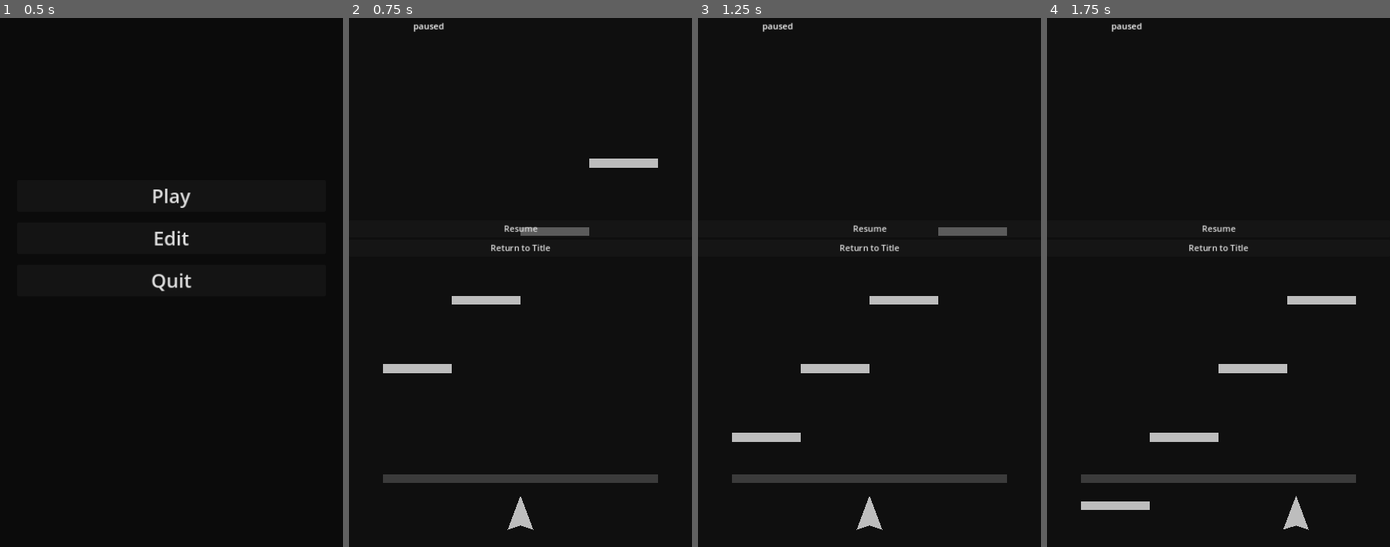
Above: before the commit, frames 1-4 (left to right).
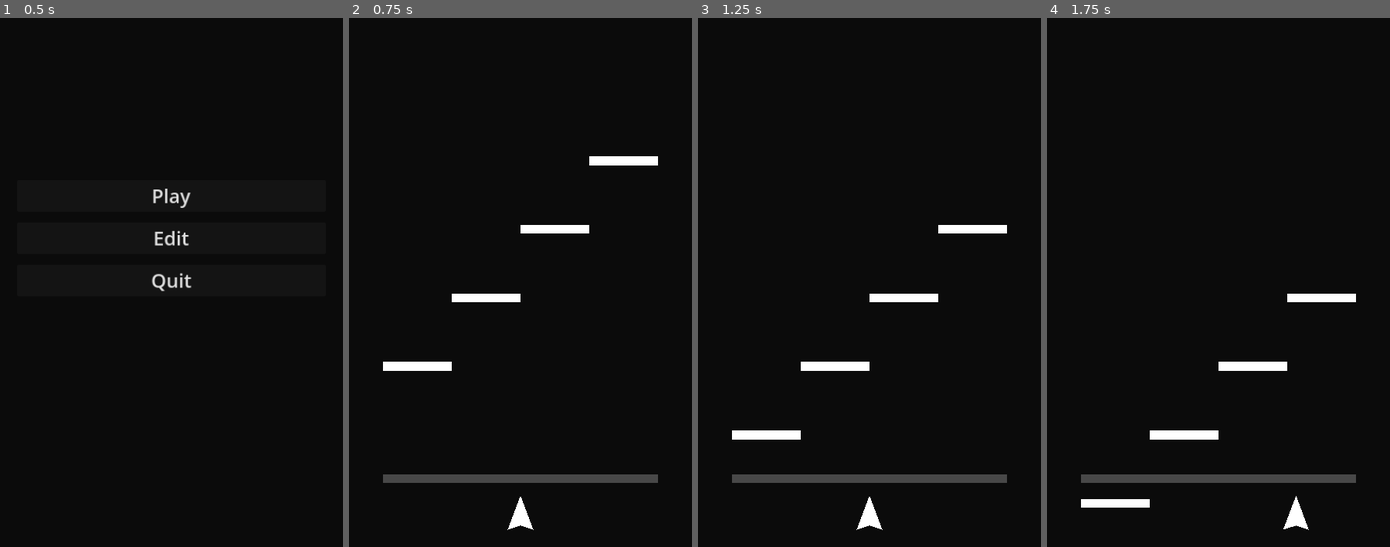
Above: after the commit, the same moments.

Repository: itsMapleLeaf/beat-breaker
Game: Godot game, scene res://title.tscn
Two runs of this game, one before a commit and one after it. Both use one fixed random seed, a clock stepped at 60 frames per second and the inputs below.
Inputs (mouse positions are in pixels of both pictures, inside the frame that each line leads up to):
- Up to frame 1 (0.5 s): no input
- Up to frame 2 (0.75 s): click "Play" at 0.5 s
- Up to frame 3 (1.25 s): no input
- Up to frame 4 (1.75 s): tap Enter at 1.25 s; move the mouse to (1293, 208) at 1.27 s

Frame 1 is identical in both runs. In frame 2, 2.2% of the frame differs, in the area x 9-91%, y 0-97%; in frame 3, 2.2%; in frame 4, 2.2%.
Error before the commit: Parse Error: Could not find type "Playfield" in the current scope. (res://gameplay.gd:5)

Commit message:
lift gameplay-only playfield input logic

Diff:
--- a/playfield.gd
+++ b/playfield.gd
@@ -1,28 +1,28 @@
+class_name Playfield
 extends Node2D
 
 const VERTICAL_SECOND_DISTANCE := 256.0
 const TIMING_WINDOW: float = (80 / 1000.0) # easier to think in ms but calc in seconds
-const CURSOR_INPUT_SENSITIVITY := 2.0
 
-@export var time := 0.0
 @export var playing := false
 @export var cursor_position_input := 0.5
 
 @onready var cursor: Polygon2D = %Cursor
 @onready var receptor: Receptor = %Receptor
-@onready var notes: Node2D = %Notes
+@onready var chart: Node2D = %Chart
 
-func _input(event: InputEvent) -> void:
-	if event is InputEventMouseMotion:
-		cursor_position_input += event.relative.x * (CURSOR_INPUT_SENSITIVITY / 1000.0)
+@export var time := 0.0:
+	set(new_time):
+		chart.position.y = VERTICAL_SECOND_DISTANCE * time
+		time = new_time
 
-	if event is InputEventKey: if event.is_pressed() and not event.echo:
-		_tap_note()
 
 func _process(delta: float) -> void:
-	time += delta
+	if playing:
+		time += delta
+
 	_update_cursor(delta)
-	_update_notes(delta)
+
 
 func _update_cursor(delta: float) -> void:
 	cursor_position_input = clampf(cursor_position_input, 0, 1)
@@ -42,11 +42,11 @@
 		clampf(delta / 0.1, 0, 1)
 	)
 
-func _update_notes(delta: float) -> void:
-	notes.position.y = VERTICAL_SECOND_DISTANCE * time
 
-func _tap_note() -> void:
-	for note: Node2D in notes.get_children():
+func tap_note() -> void:
+	receptor.flash()
+
+	for note: Node2D in chart.get_children():
 		if not note.visible: continue
 
 		var note_second := absf(note.position.y / VERTICAL_SECOND_DISTANCE)
@@ -54,5 +54,6 @@
 			note.visible = false
 			break
 
+
 func get_visual_horizontal_position(normal: float) -> float:
 	return lerpf(receptor.left_bound, receptor.right_bound, cursor_position_input)
--- a/playfield.tscn
+++ b/playfield.tscn
@@ -11,37 +11,37 @@
 [node name="Receptor" parent="." instance=ExtResource("1_7jae4")]
 unique_name_in_owner = true
 
-[node name="Notes" type="Node2D" parent="."]
+[node name="Chart" type="Node2D" parent="."]
 unique_name_in_owner = true
 
-[node name="Note" parent="Notes" instance=ExtResource("2_22kie")]
+[node name="Note" parent="Chart" instance=ExtResource("2_22kie")]
 position = Vector2(-256, -256)
 
-[node name="Body" parent="Notes/Note" index="0"]
+[node name="Body" parent="Chart/Note" index="0"]
 position = Vector2(64, 0)
 
-[node name="Note2" parent="Notes" instance=ExtResource("2_22kie")]
+[node name="Note2" parent="Chart" instance=ExtResource("2_22kie")]
 position = Vector2(-128, -384)
 
-[node name="Body" parent="Notes/Note2" index="0"]
+[node name="Body" parent="Chart/Note2" index="0"]
 position = Vector2(64, 0)
 
-[node name="Note3" parent="Notes" instance=ExtResource("2_22kie")]
+[node name="Note3" parent="Chart" instance=ExtResource("2_22kie")]
 position = Vector2(0, -512)
 
-[node name="Body" parent="Notes/Note3" index="0"]
+[node name="Body" parent="Chart/Note3" index="0"]
 position = Vector2(64, 0)
 
-[node name="Note4" parent="Notes" instance=ExtResource("2_22kie")]
+[node name="Note4" parent="Chart" instance=ExtResource("2_22kie")]
 position = Vector2(128, -640)
 
-[node name="Body" parent="Notes/Note4" index="0"]
+[node name="Body" parent="Chart/Note4" index="0"]
 position = Vector2(64, 0)
 
 [node name="Cursor" parent="." instance=ExtResource("3_r8sj6")]
 unique_name_in_owner = true
 
-[editable path="Notes/Note"]
-[editable path="Notes/Note2"]
-[editable path="Notes/Note3"]
-[editable path="Notes/Note4"]
+[editable path="Chart/Note"]
+[editable path="Chart/Note2"]
+[editable path="Chart/Note3"]
+[editable path="Chart/Note4"]
--- a/receptor.gd
+++ b/receptor.gd
@@ -16,9 +16,8 @@
 func _ready() -> void:
 	pass # Replace with function body.
 
-func _input(event: InputEvent) -> void:
-	if event is InputEventKey and event.is_pressed() and not event.echo:
-		mesh.modulate.a = 1
-
 func _process(delta: float) -> void:
 	mesh.modulate.a = maxf(mesh.modulate.a - delta / 0.25, 0.25)
+
+func flash() -> void:
+	mesh.modulate.a = 1
